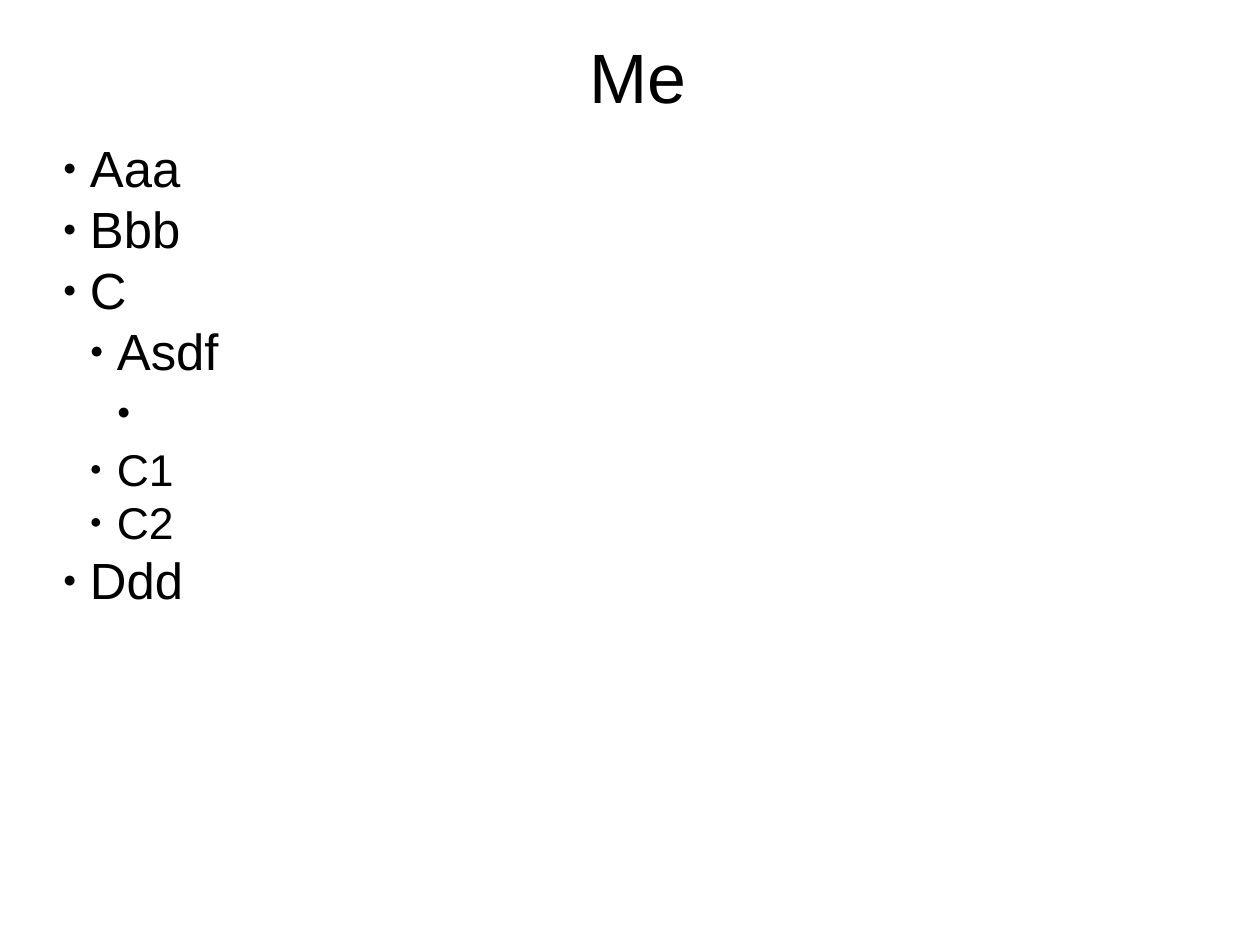
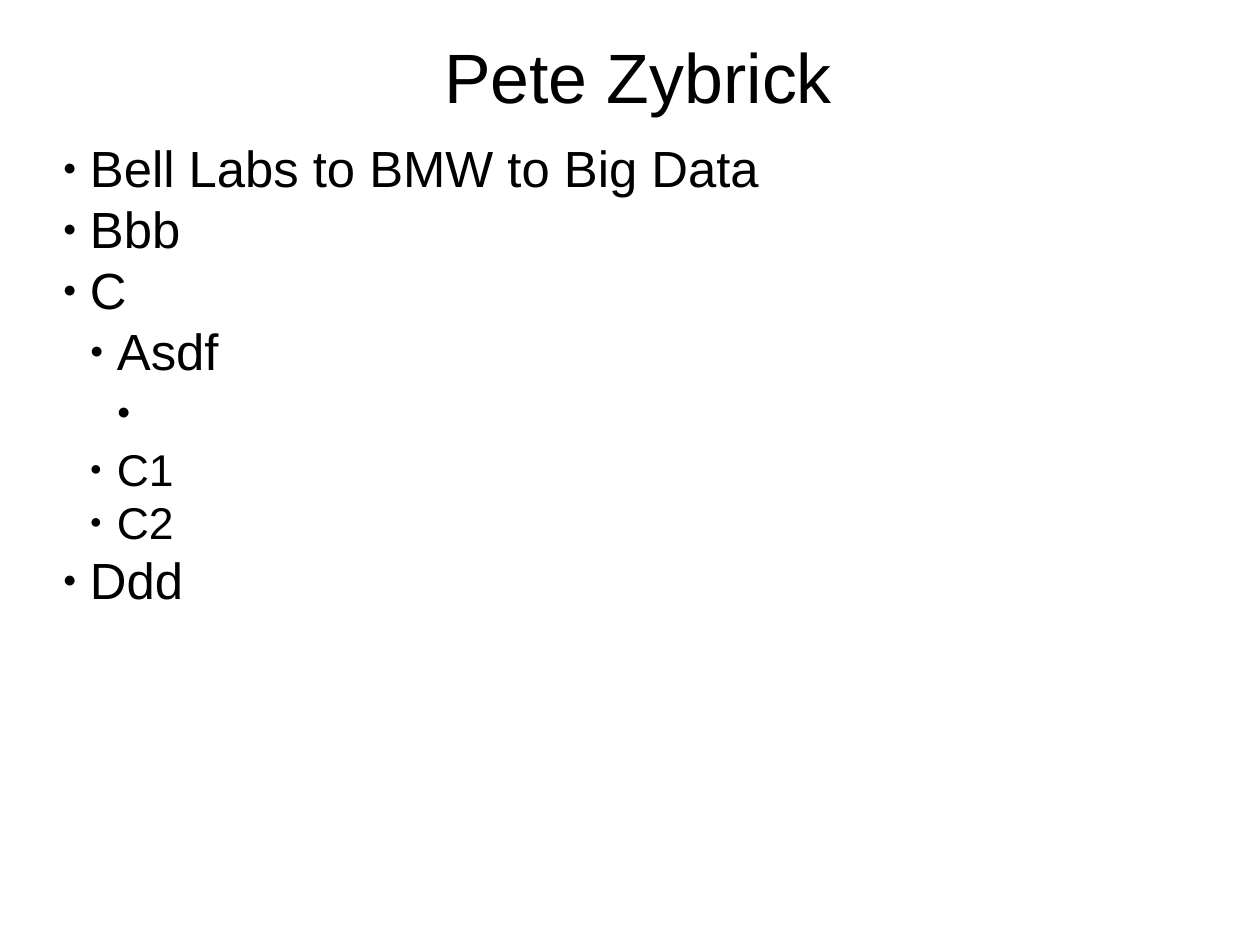
Before and after one commit to petezybrick/blockchain-supplychain, a slide deck: slide 2 of src/site/markdown/bcsc-v2.odp. Drawn at 1260x945 pixels with LibreOffice and Linux fonts; fonts in the diff are those of the drawing. Boxes give left, top, right and bottom in pixels: in the first picture for what was removed or moved away, otherwise in the second. Text is boxed around its words. In the diff, an @@ line names an element or a change of style, - is before the commit and + after.

```diff
--- a/src/site/markdown/bcsc-v2.odp
+++ b/src/site/markdown/bcsc-v2.odp
@@ text at [444,52,832,117]: text changed @@
-Me
+Pete Zybrick
@@ text at [90,150,758,198]: text changed @@
-● Aaa
+● Bell Labs to BMW to Big Data
```
Also in this commit, not shown: 10 other slides changed, 20 slides added, 1 slide removed, 1 other file.
